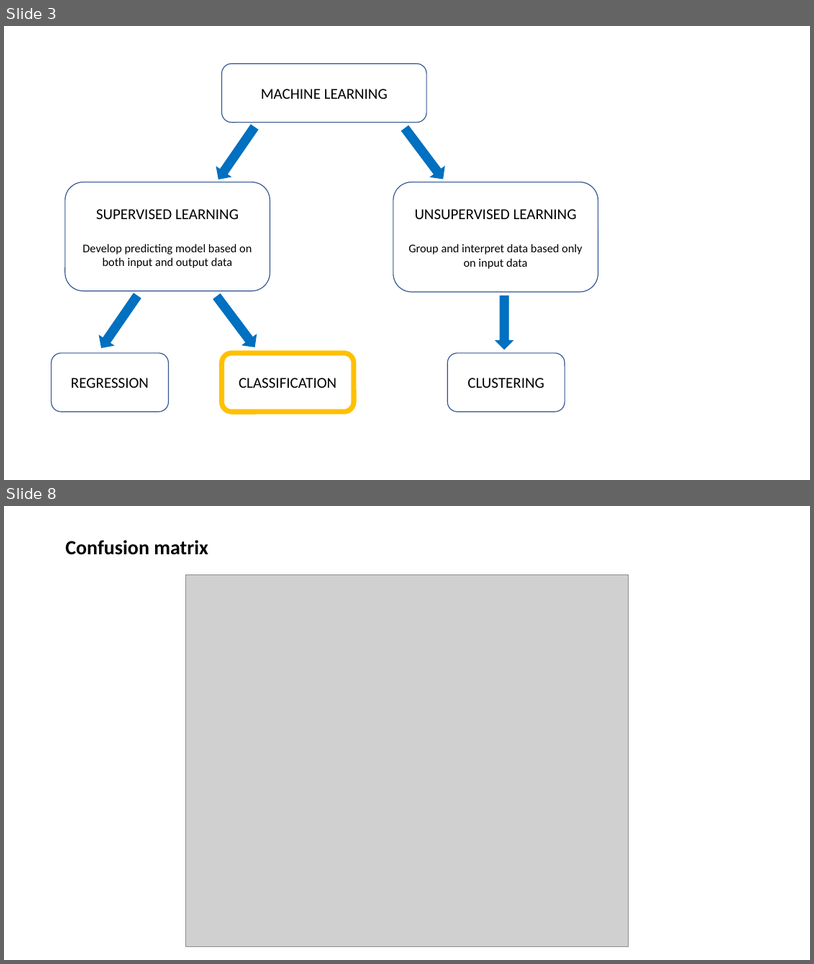
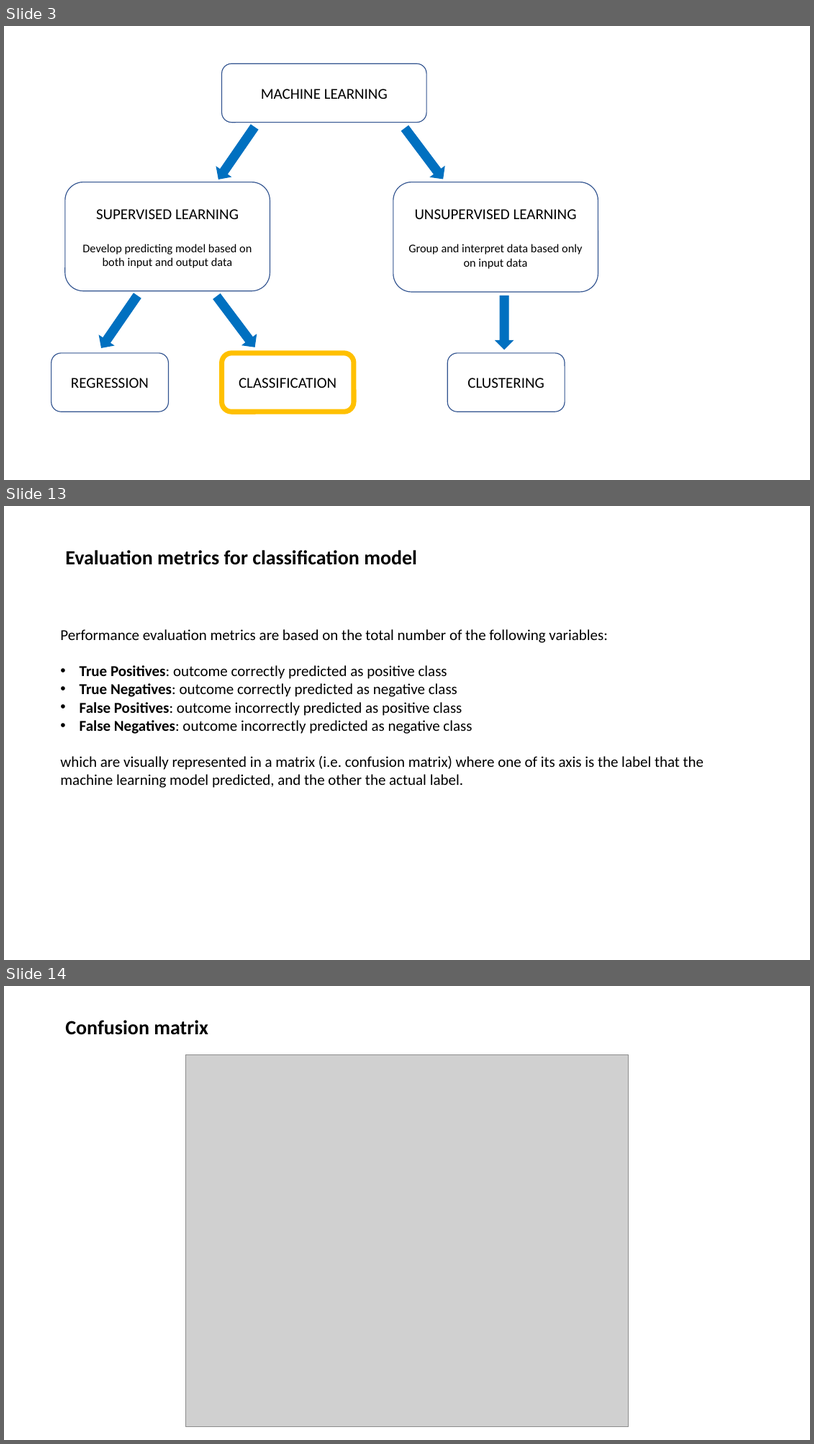
Before and after one commit to MarcoCalbucci/DataAnalytics, a slide deck: PredictiveModeling/Classification/Classification.pptx. Shown one above the other, each under a label of ours: slides 3 and 8 before the commit, slides 3, 13 and 14 after it; the slides between them are not shown. The pictures are 814x964 and 814x1444 pixels, drawn with LibreOffice and Linux fonts; fonts in the diff are those of the drawing; grey boxes stand for pictures. Boxes give left, top, right and bottom in pixels: in the first picture for what was removed or moved away, otherwise in the second. Text is boxed around its words. In the diff, an @@ line names an element or a change of style, - is before the commit and + after.

Commit message:
Classification.pptx: aggiunta teoria modelli classificazione

```diff
--- a/PredictiveModeling/Classification/Classification.pptx
+++ b/PredictiveModeling/Classification/Classification.pptx
@@ slide 13 added at [4,506,810,960], background #FFFFFF @@
@@ title added at [65,550,417,565], 24 pt, text #000000, bold @@
+Evaluation metrics for classification model
@@ text added at [60,629,704,788], 18 pt, text #000000 @@
+Performance evaluation metrics are based on the total number of the following variables:
+• True Positives: outcome correctly predicted as positive class
+• True Negatives: outcome correctly predicted as negative class
+• False Positives: outcome incorrectly predicted as positive class
+• False Negatives: outcome incorrectly predicted as negative class
+which are visually represented in a matrix (i.e. confusion matrix) where one of its axis is the label that the machine learning model predicted, and the other the actual label.
@@ what was slide 8 is now slide 14 @@
```
Also in this commit, not shown: 6 slides changed, 7 other slides added, 1 slide removed.
